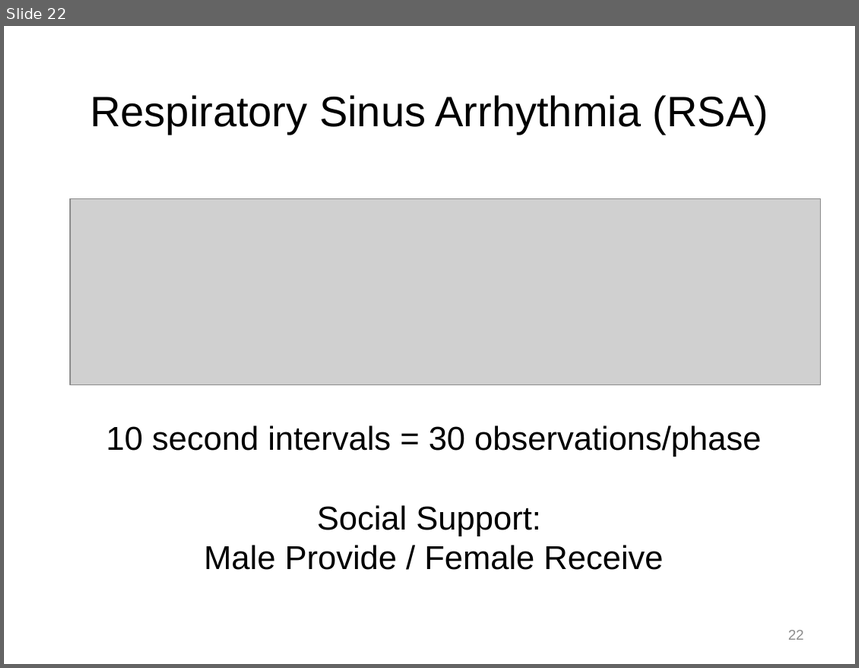
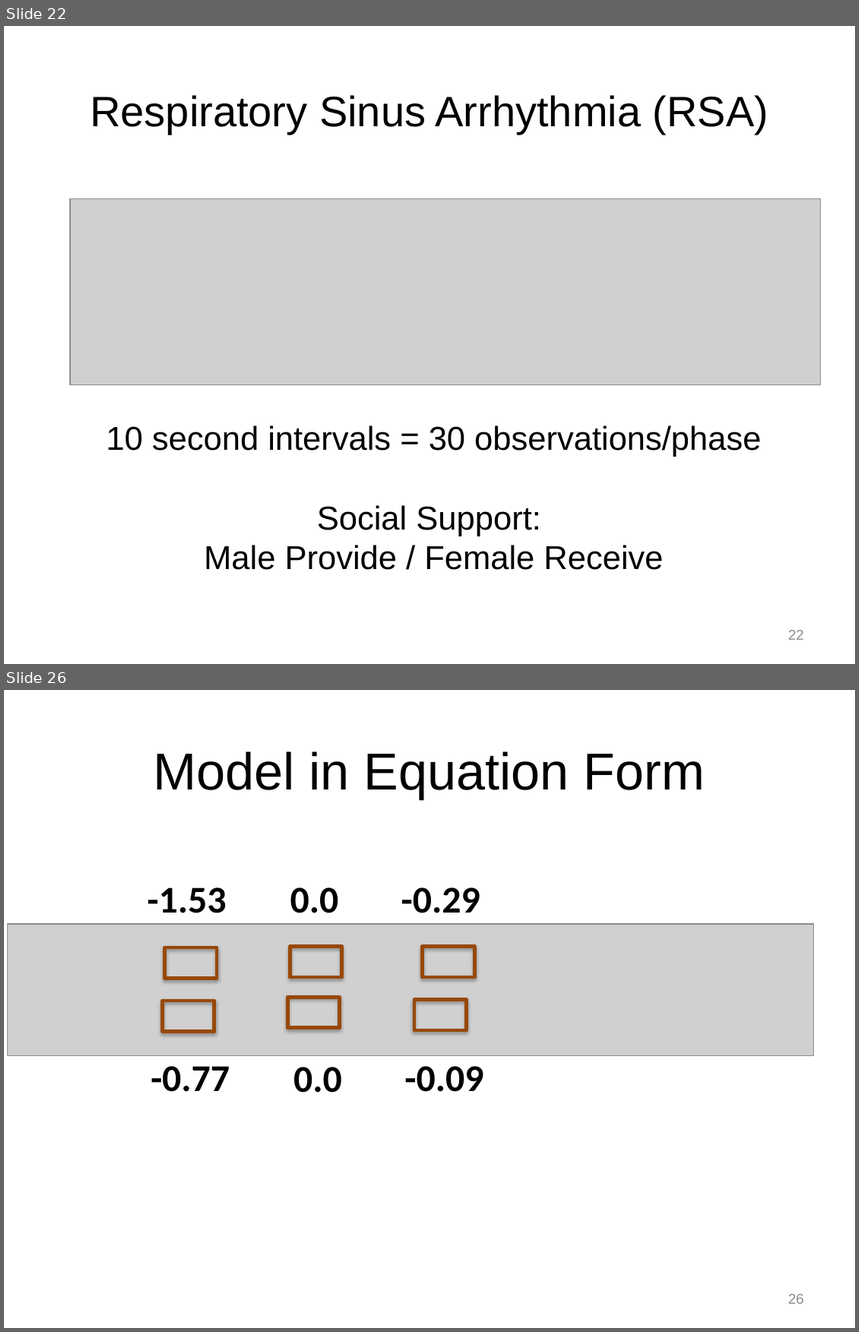
Before and after one commit to mayazrm/KZNB, a slide deck: DSM/Bolger_DSM_Report_from_the_Trenches_170613KZ.pptx. Shown one above the other, each under a label of ours: slide 22 before the commit, slides 22 and 26 after it; the slides between them are not shown. The pictures are 859x668 and 859x1332 pixels, drawn with LibreOffice and Linux fonts; fonts in the diff are those of the drawing; grey boxes stand for pictures. Boxes give left, top, right and bottom in pixels: in the first picture for what was removed or moved away, otherwise in the second. Text is boxed around its words. In the diff, an @@ line names an element or a change of style, - is before the commit and + after.

```diff
--- a/DSM/Bolger_DSM_Report_from_the_Trenches_170613KZ.pptx
+++ b/DSM/Bolger_DSM_Report_from_the_Trenches_170613KZ.pptx
@@ slide 26 added at box(4, 690, 855, 1328), background #FFFFFF @@
@@ title added at box(153, 752, 705, 799), 44 pt, text #000000 @@
+Model in Equation Form
@@ text added at box(147, 888, 226, 913), 32 pt, text #000000, bold @@
+-1.53
@@ text added at box(291, 888, 339, 913), 32 pt, text #000000, bold @@
+0.0
@@ text added at box(401, 888, 481, 913), 32 pt, text #000000, bold @@
+-0.29
@@ picture added at box(7, 924, 814, 1056) @@
@@ rectangle added at box(165, 948, 217, 979), outline #984807 3 pt @@
@@ rectangle added at box(290, 946, 342, 977), outline #984807 3 pt @@
@@ rectangle added at box(423, 946, 474, 977), outline #984807 3 pt @@
@@ rectangle added at box(162, 1001, 215, 1031), outline #984807 3 pt @@
@@ rectangle added at box(287, 997, 339, 1028), outline #984807 3 pt @@
@@ rectangle added at box(414, 1000, 466, 1030), outline #984807 3 pt @@
@@ text added at box(151, 1066, 230, 1092), 32 pt, text #000000, bold @@
+-0.77
@@ text added at box(294, 1067, 342, 1093), 32 pt, text #000000, bold @@
+0.0
@@ text added at box(405, 1066, 484, 1092), 32 pt, text #000000, bold @@
+-0.09
@@ page number added at box(788, 1294, 804, 1304), 12 pt, text #8C8C8C @@
+26
```
Also in this commit, not shown: 10 slides changed, 1 other slide added, 3 slides removed, 7 other files.
